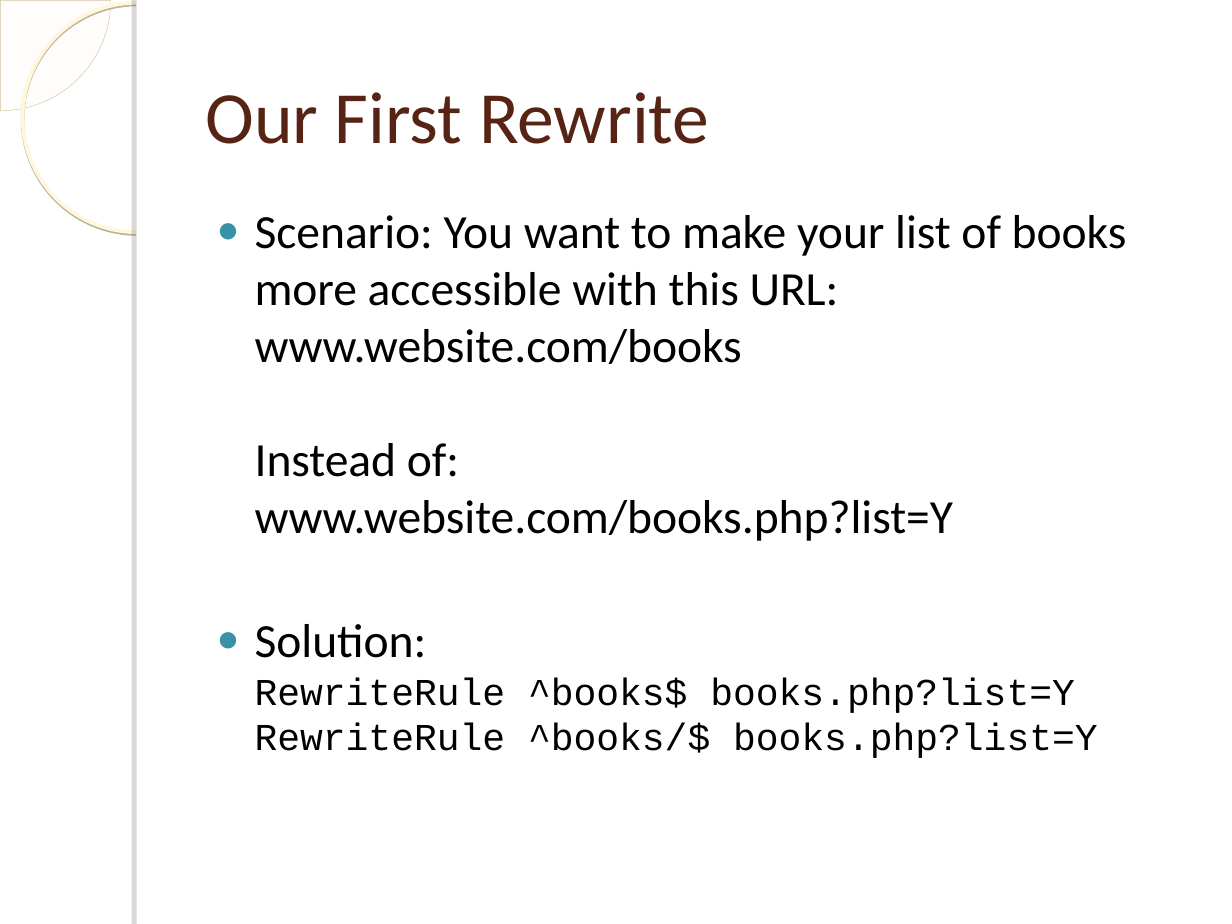
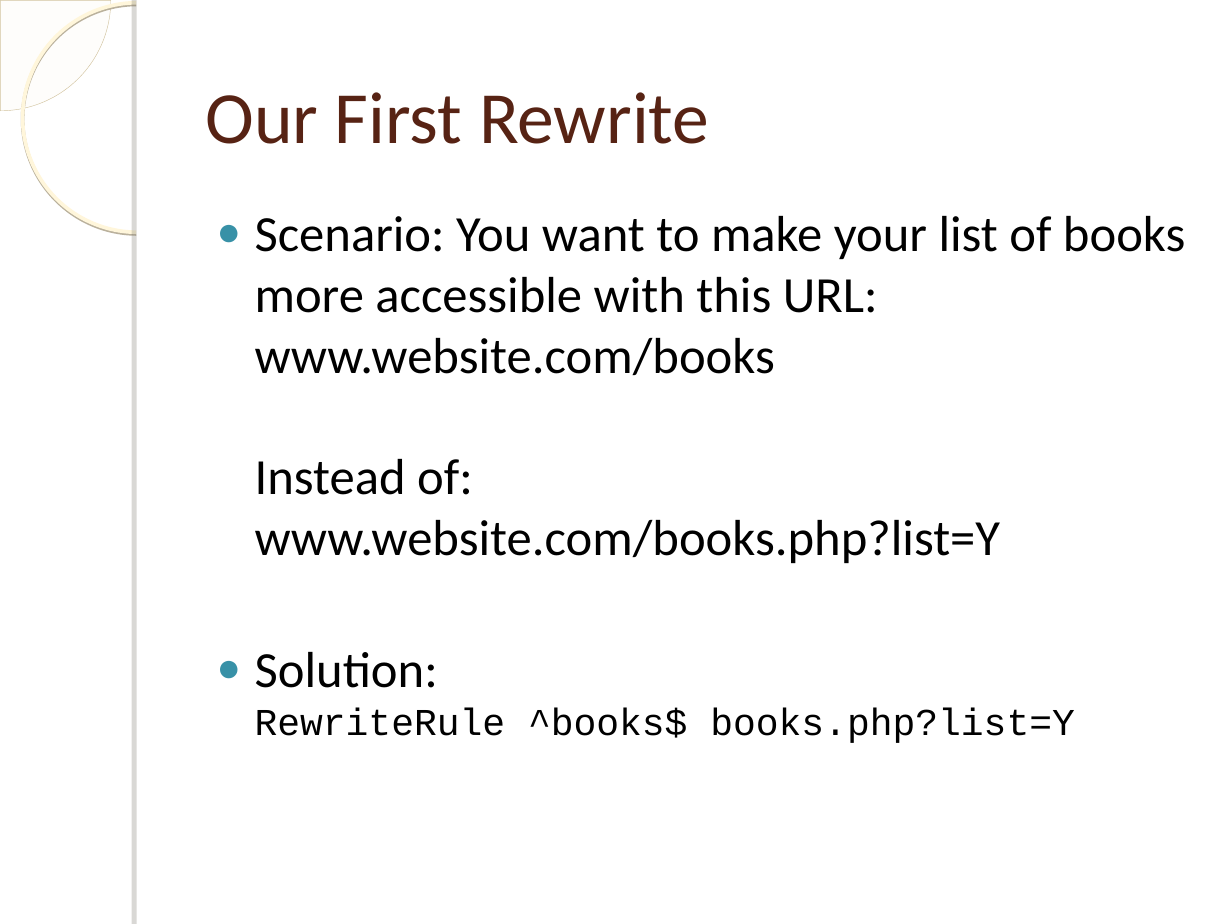
Before and after one commit to jokeofweek/Rewrite, a slide deck: slide 8 of URL Rewriting.ppt. Drawn at 1232x924 pixels with LibreOffice and Linux fonts; fonts in the diff are those of the drawing; background and template pictures are left out. Boxes give left, top, right and bottom in pixels: in the first picture for what was removed or moved away, otherwise in the second. Text is boxed around its words. In the diff, an @@ line names an element or a change of style, - is before the commit and + after.

Commit message:
Removed a rule.

```diff
--- a/URL Rewriting.ppt
+++ b/URL Rewriting.ppt
@@ text at bbox=[255, 216, 1185, 563]: size 27.8 to 29.6 pt in "Scenario: You want to make your list ..." @@
@@ text at bbox=[255, 652, 1075, 743]: text changed @@
-● Solution:
-  RewriteRule ^books$ books.php?list=Y
-  RewriteRule ^books/$ books.php?list=Y
+● Solution:
+  RewriteRule ^books$ books.php?list=Y
```
